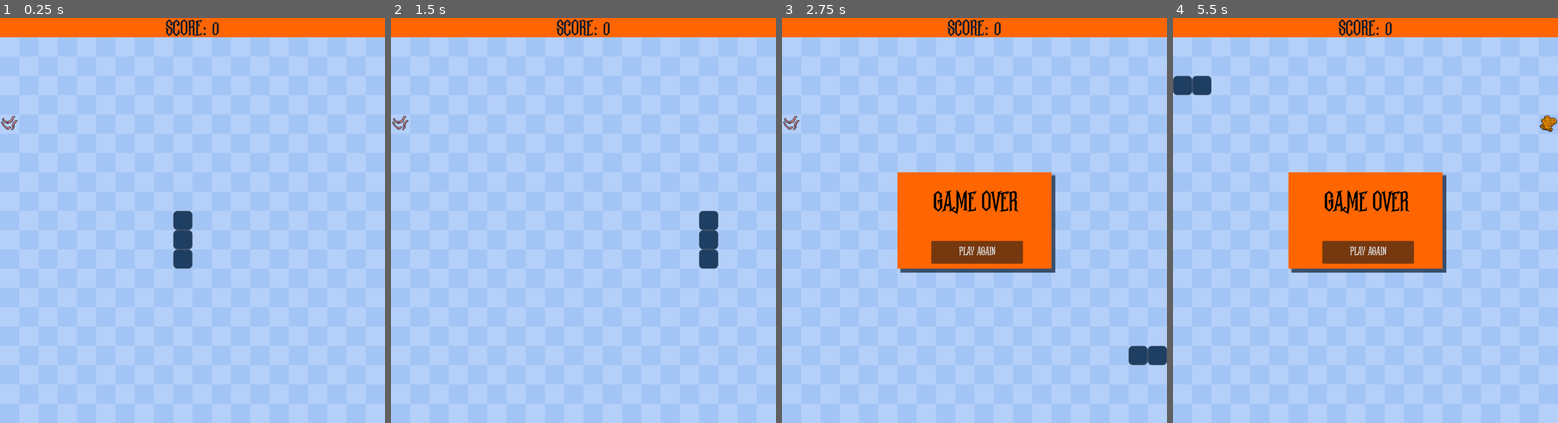
Above: before the commit, frames 1-4 (left to right).
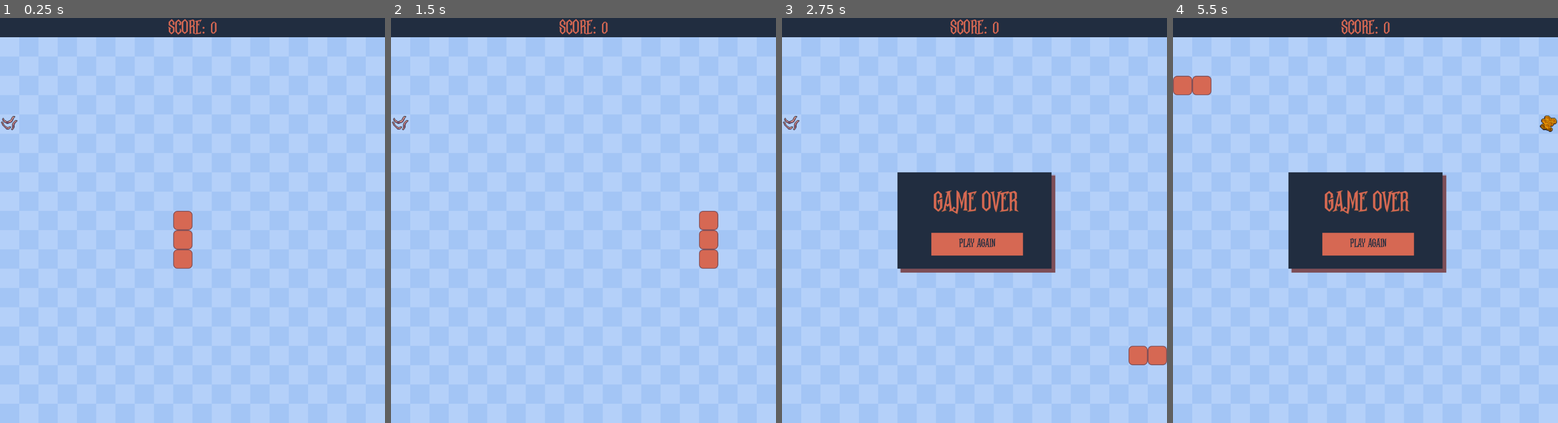
Above: after the commit, the same moments.

Repository: jardulino/snake
Game: Godot game, scene res://scenes/main.tscn
Same seed, same stepped clock (60 frames per second), same inputs: the game is played once before the commit and once after it.
Inputs:
- Up to frame 1 (0.25 s): no input
- Up to frame 2 (1.5 s): tap Enter at 0.5 s; hold D (move_right) 0.53-1.28 s; hold S (move_down) from 1.28 s (still down)
- Up to frame 3 (2.75 s): release S (move_down) at 2.03 s; hold D (move_right) from 2.03 s (still down)
- Up to frame 4 (5.5 s): release D (move_right) at 2.75 s; click "PLAY AGAIN" at 2.75 s; tap Space at 3.5 s; hold W (move_up) 3.53-4.28 s; hold A (move_left) from 4.28 s (still down)

The runs differ from the first frame. In frame 1, 5.4% of the frame differs, in the area x 0-100%, y 0-62%; in frame 2, 5.4%; in frame 3, 15%; in frame 4, 15%, in the area x 0-100%, y 0-63%.

Commit message:
UPDATE: Change color scheme

Diff:
--- a/project.godot
+++ b/project.godot
@@ -10,7 +10,8 @@
 
 [application]
 
-config/name="SnakeGame"
+config/name="Snake"
+config/version="0.1"
 run/main_scene="res://scenes/main.tscn"
 config/features=PackedStringArray("4.3", "Mobile")
 config/icon="res://icon.svg"
--- a/scenes/game_over_menu.tscn
+++ b/scenes/game_over_menu.tscn
@@ -1,13 +1,19 @@
-[gd_scene load_steps=4 format=3 uid="uid://cpgmnkgknbaw6"]
+[gd_scene load_steps=6 format=3 uid="uid://cpgmnkgknbaw6"]
 
 [ext_resource type="Script" path="res://scenes/game_over_menu.gd" id="1_3fbri"]
 [ext_resource type="FontFile" uid="uid://d1qhkursqkeh8" path="res://MidnightMinutes_DEMO.otf" id="2_dfcyu"]
 
 [sub_resource type="StyleBoxFlat" id="StyleBoxFlat_oi5k0"]
-bg_color = Color(1, 0.396078, 0, 1)
-shadow_color = Color(0, 0.0789408, 0.167557, 0.6)
+bg_color = Color(0.129412, 0.176471, 0.25098, 1)
+shadow_color = Color(0.490196, 0.305882, 0.341176, 1)
 shadow_size = 5
 shadow_offset = Vector2(10, 10)
+
+[sub_resource type="StyleBoxFlat" id="StyleBoxFlat_vxspm"]
+bg_color = Color(0.490196, 0.305882, 0.341176, 1)
+
+[sub_resource type="StyleBoxFlat" id="StyleBoxFlat_xsdq6"]
+bg_color = Color(0.839216, 0.407843, 0.32549, 1)
 
 [node name="GameOverMenu" type="CanvasGroup"]
 script = ExtResource("1_3fbri")
@@ -41,7 +47,7 @@
 offset_bottom = 522.0
 grow_horizontal = 2
 grow_vertical = 2
-theme_override_colors/font_color = Color(0, 0, 0, 1)
+theme_override_colors/font_color = Color(0.839216, 0.407843, 0.32549, 1)
 theme_override_colors/font_shadow_color = Color(0.921569, 0.658824, 0, 0.152941)
 theme_override_constants/shadow_offset_x = 1
 theme_override_constants/shadow_offset_y = 1
@@ -53,12 +59,16 @@
 
 [node name="RestartButton" type="Button" parent="."]
 offset_left = 388.0
-offset_top = 578.0
+offset_top = 557.0
 offset_right = 626.0
-offset_bottom = 637.0
+offset_bottom = 616.0
 size_flags_vertical = 4
+theme_override_colors/font_hover_color = Color(0.839216, 0.407843, 0.32549, 1)
+theme_override_colors/font_color = Color(0.129412, 0.176471, 0.25098, 1)
 theme_override_fonts/font = ExtResource("2_dfcyu")
 theme_override_font_sizes/font_size = 24
+theme_override_styles/hover = SubResource("StyleBoxFlat_vxspm")
+theme_override_styles/normal = SubResource("StyleBoxFlat_xsdq6")
 text = "PLAY AGAIN"
 
 [connection signal="pressed" from="RestartButton" to="." method="_on_restart_button_pressed"]
--- a/scenes/hud.tscn
+++ b/scenes/hud.tscn
@@ -3,7 +3,7 @@
 [ext_resource type="FontFile" uid="uid://d1qhkursqkeh8" path="res://MidnightMinutes_DEMO.otf" id="1_fhwt1"]
 
 [sub_resource type="StyleBoxFlat" id="StyleBoxFlat_pvwvw"]
-bg_color = Color(1, 0.396078, 0, 1)
+bg_color = Color(0.129412, 0.176471, 0.25098, 1)
 
 [sub_resource type="Theme" id="Theme_hmu4s"]
 default_font_size = 25
@@ -27,8 +27,8 @@
 offset_bottom = 62.0
 grow_horizontal = 2
 theme = SubResource("Theme_hmu4s")
-theme_override_colors/font_color = Color(0.0431373, 0.0980392, 0.172549, 1)
+theme_override_colors/font_color = Color(0.839216, 0.407843, 0.32549, 1)
 theme_override_fonts/font = ExtResource("1_fhwt1")
-theme_override_font_sizes/font_size = 44
+theme_override_font_sizes/font_size = 40
 text = "SCORE: 0"
 horizontal_alignment = 1
--- a/scenes/snake_segment.tscn
+++ b/scenes/snake_segment.tscn
@@ -1,12 +1,12 @@
 [gd_scene load_steps=2 format=3 uid="uid://0gbqdkvljvak"]
 
 [sub_resource type="StyleBoxFlat" id="StyleBoxFlat_mcwpa"]
-bg_color = Color(0.117647, 0.243137, 0.384314, 1)
+bg_color = Color(0.839216, 0.407843, 0.32549, 1)
 border_width_left = 2
 border_width_top = 2
 border_width_right = 2
 border_width_bottom = 2
-border_color = Color(0.0431373, 0.0980392, 0.172549, 0.686275)
+border_color = Color(0.490196, 0.305882, 0.341176, 1)
 corner_radius_top_left = 10
 corner_radius_top_right = 10
 corner_radius_bottom_right = 10
Not shown, changed: README.md
